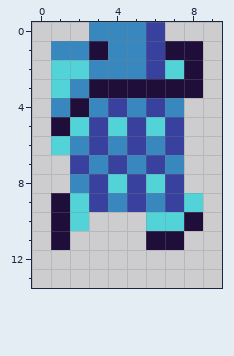
Pixel-art sprite, stored at AridArnold/Content/Enemies/Ranger/Run2.png. That is the earlier state.
The file is 10x14 pixels.
New version:
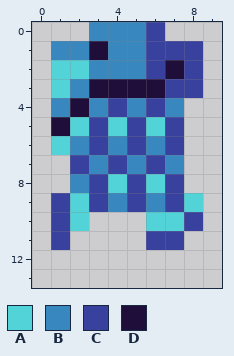
Palette (. is transparent): A #52d3d8  B #3887be  C #38419d  D #200e3a
Changes in this commit:
The edit turns colour D into colour C in row 1 at x 7 to 8; in row 2 at x 8; in row 3 at x 7 to 8; in row 9 at x 1; in row 10 at x 1 and 8; in row 11 at x 1 and 6 to 7.
The edit turns colour A into colour D in row 2 at x 7.
